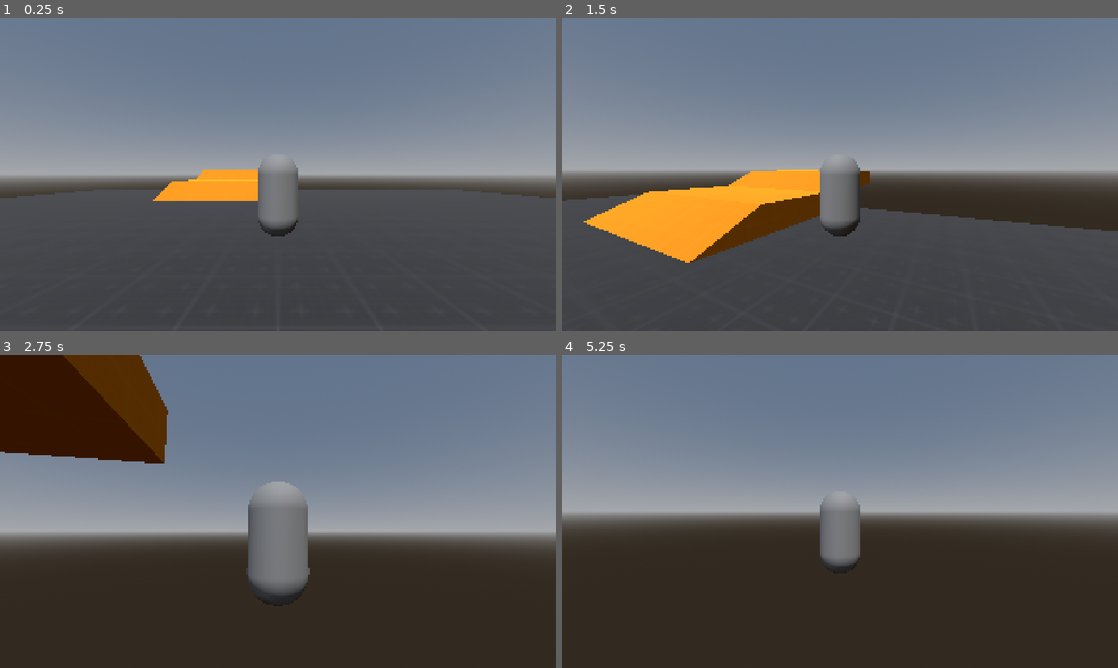
Above: before the commit, frames 1-4 (two rows, left to right).
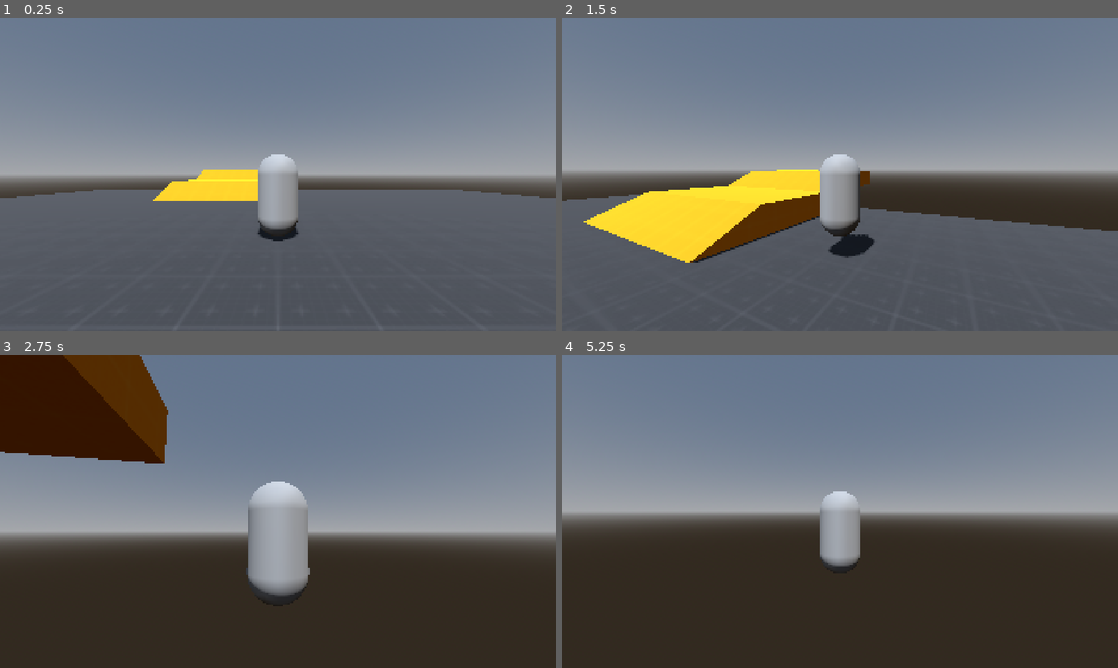
Above: after the commit, the same moments.

Repository: livemehere/3d-prototype
Game: Godot game, scene res://scenes/Main.tscn
Same seed, same stepped clock (60 frames per second), same inputs: the game is played once before the commit and once after it.
Inputs (mouse positions are in pixels of both pictures, inside the frame that each line leads up to):
- Up to frame 1 (0.25 s): no input
- Up to frame 2 (1.5 s): tap Enter at 0.5 s; move the mouse to (867, 174) at 0.52 s; hold W (move_forward) from 0.53 s (still down); tap Shift (dash) at 0.6, 1.35 s; tap Space (jump) at 0.77 s; move the mouse to (812, 174) at 1.27 s
- Up to frame 3 (2.75 s): keep holding W (move_forward); tap Space (jump) at 1.52 s; move the mouse to (289, 505) at 2.02 s; tap Shift (dash) at 2.1 s
- Up to frame 4 (5.25 s): keep holding W (move_forward); move the mouse to (834, 517) at 2.77 s; tap Shift (dash) every 0.75 s from 2.85 to 5.1 s; tap Space (jump) at 3.02, 3.5, 3.77, 4.52 s; move the mouse to (878, 514) at 3.52 s; move the mouse to (795, 508) at 4.27 s; tap Enter at 5 s; move the mouse to (845, 511) at 5.02 s

The runs differ from the first frame. In frame 1, 9.8% of the frame differs, in the area x 0-100%, y 43-100%; in frame 2, 8.8%; in frame 3, 3.5%; in frame 4, 1.6%.

Commit message:
sanxbox model

Diff:
--- a/entities/player/Player.tscn
+++ b/entities/player/Player.tscn
@@ -3,28 +3,20 @@
 [ext_resource type="Script" uid="uid://g6xwl8y4dqpx" path="res://entities/player/player.gd" id="1_453mm"]
 [ext_resource type="Script" uid="uid://81tt8ms14bmi" path="res://entities/player/player_camera_controller.gd" id="2_62i1b"]
 
-[sub_resource type="CapsuleMesh" id="CapsuleMesh_y30ri"]
+[sub_resource type="CapsuleShape3D" id="CapsuleShape3D_waelg"]
 
-[sub_resource type="StandardMaterial3D" id="StandardMaterial3D_ka7xo"]
-albedo_color = Color(0.056883328, 0.022062259, 0.0016439238, 1)
+[sub_resource type="CapsuleMesh" id="CapsuleMesh_d5mmr"]
 
-[sub_resource type="BoxMesh" id="BoxMesh_62i1b"]
-material = SubResource("StandardMaterial3D_ka7xo")
-size = Vector3(0.90000004, 0.3, 0.4)
+[sub_resource type="StandardMaterial3D" id="StandardMaterial3D_caut8"]
+albedo_color = Color(1, 0.3137255, 1, 1)
 
-[sub_resource type="CapsuleShape3D" id="CapsuleShape3D_waelg"]
+[sub_resource type="BoxMesh" id="BoxMesh_d5mmr"]
+material = SubResource("StandardMaterial3D_caut8")
+size = Vector3(0.8, 0.2, 0.5)
 
 [node name="Player" type="CharacterBody3D" unique_id=374215843]
 script = ExtResource("1_453mm")
 metadata/_edit_group_ = true
-
-[node name="Model" type="MeshInstance3D" parent="." unique_id=1302829050]
-transform = Transform3D(1, 0, 0, 0, 1, 0, 0, 0, 1, 0, 1, 0)
-mesh = SubResource("CapsuleMesh_y30ri")
-
-[node name="Eye" type="MeshInstance3D" parent="Model" unique_id=1579798681]
-transform = Transform3D(1, 0, 0, 0, 1, 0, 0, 0, 1, 0, 0.45000005, -0.30000067)
-mesh = SubResource("BoxMesh_62i1b")
 
 [node name="CollisionShape3D" type="CollisionShape3D" parent="." unique_id=975063952]
 transform = Transform3D(1, 0, 0, 0, 1, 0, 0, 0, 1, 0, 1, 0)
@@ -36,3 +28,11 @@
 script = ExtResource("2_62i1b")
 
 [node name="Camera3D" type="Camera3D" parent="SpringArm3D" unique_id=1376734024]
+
+[node name="SandboxModel" type="MeshInstance3D" parent="." unique_id=452682211]
+transform = Transform3D(1, 0, 0, 0, 1, 0, 0, 0, 1, 0, 1, 0)
+mesh = SubResource("CapsuleMesh_d5mmr")
+
+[node name="MeshInstance3D" type="MeshInstance3D" parent="SandboxModel" unique_id=1429031781]
+transform = Transform3D(1, 0, 0, 0, 1, 0, 0, 0, 1, 0, 0.39999998, -0.35)
+mesh = SubResource("BoxMesh_d5mmr")
--- a/entities/player/player.gd
+++ b/entities/player/player.gd
@@ -27,7 +27,7 @@
 @export var dash_cooldown_timer := 0.0 # TODO: display on HUD
 var dash_direction := Vector3.ZERO
 
-@onready var model: MeshInstance3D = $Model
+@onready var model: Node3D = $SandboxModel
 @onready var third_person_camera: Camera3D = $SpringArm3D/Camera3D
 
 var gravity = ProjectSettings.get_setting("physics/3d/default_gravity")
--- a/scenes/Main.tscn
+++ b/scenes/Main.tscn
@@ -53,6 +53,7 @@
 
 [node name="DirectionalLight3D" type="DirectionalLight3D" parent="." unique_id=231380074]
 transform = Transform3D(1, 0, 0, 0, 0.49999997, 0.86602545, 0, -0.86602545, 0.49999997, 0, 10, 0)
+shadow_enabled = true
 
 [node name="WorldEnvironment" type="WorldEnvironment" parent="." unique_id=889255395]
 environment = SubResource("Environment_nbc6x")
